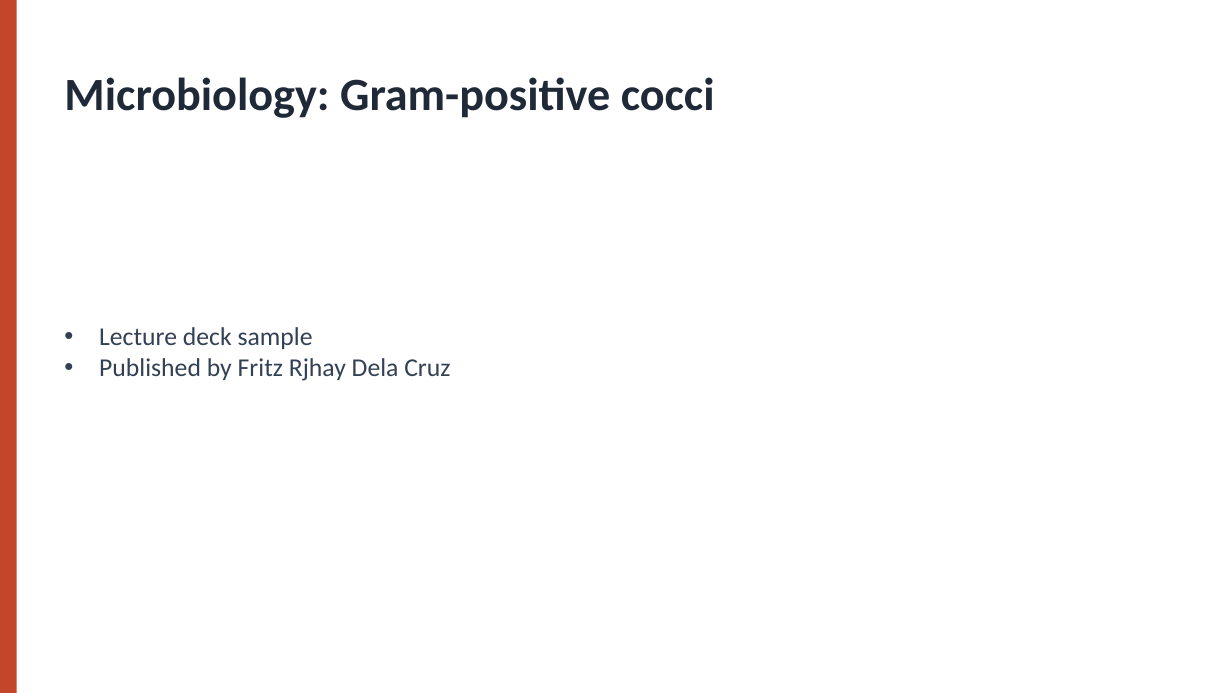
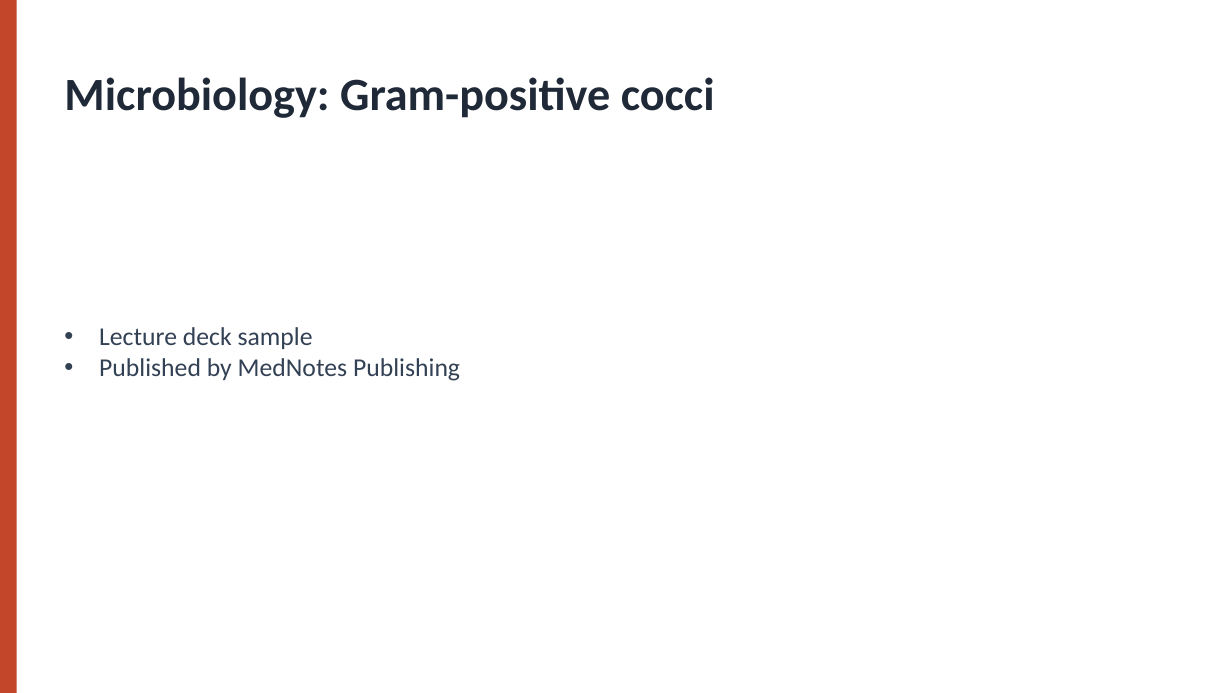
Before and after one commit to unknowndevice077/MedNotes-E-Library, a slide deck: slide 1 of supabase/sample/files/microbiology-slides.pptx. Drawn at 1232x693 pixels with LibreOffice and Linux fonts; fonts in the diff are those of the drawing. Boxes give left, top, right and bottom in pixels: in the first picture for what was removed or moved away, otherwise in the second. Text is boxed around its words. In the diff, an @@ line names an element or a change of style, - is before the commit and + after.

```diff
--- a/supabase/sample/files/microbiology-slides.pptx
+++ b/supabase/sample/files/microbiology-slides.pptx
@@ text at [99, 358, 460, 381]: text changed @@
-• Published by Fritz Rjhay Dela Cruz
+• Published by MedNotes Publishing
```
Also in this commit, not shown: 19 other files.
